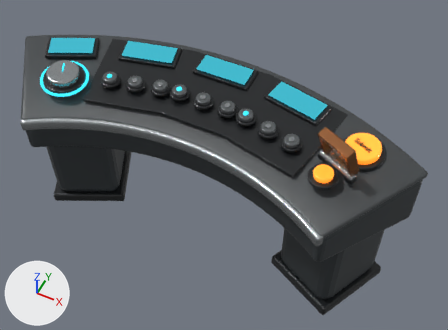
The glTF model public/assets/models/mission-control-workbench.glb, before and after one commit.
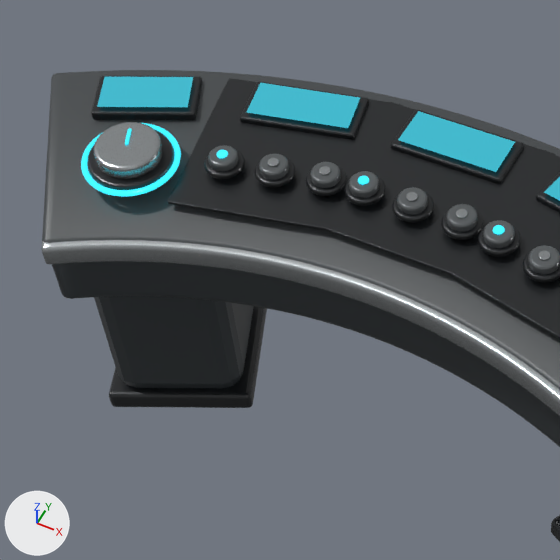
Each version is shown whole from a 50 mm lens placed at (1.409, -2.638, 3.589), pointed at (0.162, -0.143, 0.47), then close up on the part from 0% to 62% of the width and 0% to 84% of the height. Lighting does not change. The marker at lower left points along +X, +Y and +Z. The older version's two pictures come first. Where no turn or scale is listed for an object, it has been applied to the vertices.

Script lines for the objects in view, before the commit:
```python
me_cube_004 = bpy.data.meshes.new('Cube.004')
me_cube_004.from_pydata(...)  # 96 vertices, 188 faces; spans x -0.172..0.172, y -0.093..0.093, z -0.018..0.018
me_cube_004.materials.append(mat_mat_control_black)  # black #1d1f22
me_screen_knob_mesh = bpy.data.meshes.new('Screen_Knob_Mesh')
me_screen_knob_mesh.from_pydata([(-0.15, -0.072, 0.0), (0.15, -0.072, 0.0), (0.15, 0.072, 0.0), (-0.15, 0.072, 0.0)], [], [(0, 1, 2), (0, 2, 3)])
me_screen_knob_mesh.materials.append(mat_mat_screen_knob)  # dark cyan #122c32, glowing cyan #30b1c5
me_workbench_continuous_body_mesh = bpy.data.meshes.new('Workbench_Continuous_Body_Mesh')
me_workbench_continuous_body_mesh.from_pydata(...)  # 1100 vertices, 2196 faces; spans x -1.4..1.4, y -0.66..0.34, z 0.56..0.93
me_workbench_continuous_body_mesh.materials.append(mat_mat_body_charcoal)  # dark grey #353a3e
ob_control_knob_main = bpy.data.objects.new('Control_Knob_Main', None)
ob_control_knob_main.parent = ob_control_station_01
ob_control_knob_main.location = (0.0, -0.105, 0.102)
ob_control_knob_main.rotation_euler = (0.105, 0.0, 0.0)  # degrees (6, 0, 0)
ob_screen_knob = bpy.data.objects.new('Screen_Knob', me_screen_knob_mesh)
ob_screen_knob.parent = ob_control_station_01
ob_screen_knob.location = (0.0, 0.199, 0.145)
ob_screen_knob.rotation_euler = (0.105, 0.0, 0.0)  # degrees (6, 0, 0)
ob_screen_knob_frame = bpy.data.objects.new('Screen_Knob_Frame', me_cube_004)
ob_screen_knob_frame.parent = ob_control_station_01
ob_screen_knob_frame.location = (0.0, 0.205, 0.115)
ob_screen_knob_frame.rotation_euler = (0.105, 0.0, 0.0)  # degrees (6, 0, 0)
ob_workbench_continuous_body = bpy.data.objects.new('Workbench_Continuous_Body', me_workbench_continuous_body_mesh)
ob_workbench_continuous_body.location = (0.0, 0.0, 0.0)
# also in view: 'Radio_07_Cap' at (0.3, -0.123, 0.971); 'Radio_Group_01_Inset' at (-0.494, -0.041, 0.928); 'Knob_Main_Radial_Ring' at (-0.909, -0.316, 0.952); 'Workbench_Continuous_Deck' at (0.0, -0.16, 0.89); 'Screen_Group_01_Frame' at (-0.535, 0.139, 0.955)
```
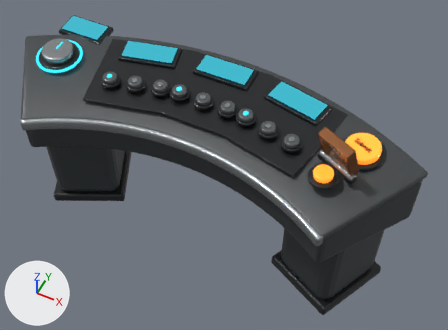
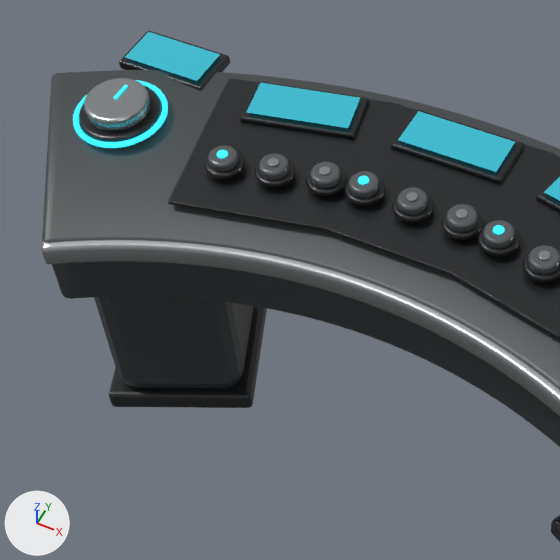
Commit message: Fix VR workbench stress knob

ob_control_knob_main is not drawn itself; it is the parent of ob_knob_main_base, ob_knob_main_grip, ob_knob_main_indicator, ob_knob_main_radial_ring.

Location of each change, [x1, y1, x2, y2] in pixels of the close-ups (560 x 560 px):
'Knob_Main_Grip', moved: before [94, 122, 163, 179]; after [84, 78, 151, 131]
'Screen_Knob', moved: before [97, 77, 193, 107]; after [125, 32, 220, 81]
'Screen_Knob_Frame', moved: before [91, 76, 202, 120]; after [119, 31, 230, 90]
'Knob_Main_Base', moved: before [88, 129, 174, 190]; after [79, 85, 161, 142]
'Knob_Main_Radial_Ring', moved: before [81, 123, 181, 197]; after [73, 80, 168, 148]
'Knob_Main_Indicator', moved: before [125, 128, 132, 145]; after [113, 84, 128, 99]

What changed in the scene script:
```text
Change ob_control_knob_main:
    ob_control_knob_main.parent: ob_control_station_01 -> ob_control_station_knob
Change ob_screen_knob:
    ob_screen_knob.parent: ob_control_station_01 -> ob_control_station_knob
Change ob_screen_knob_frame:
    ob_screen_knob_frame.parent: ob_control_station_01 -> ob_control_station_knob
Add ob_control_station_knob:
    ob_control_station_knob = bpy.data.objects.new('Control_Station_Knob', None)
    ob_control_station_knob.parent = ob_mission_control_workbench
    ob_control_station_knob.location = (-1.08, -0.035, 0.84)
```
